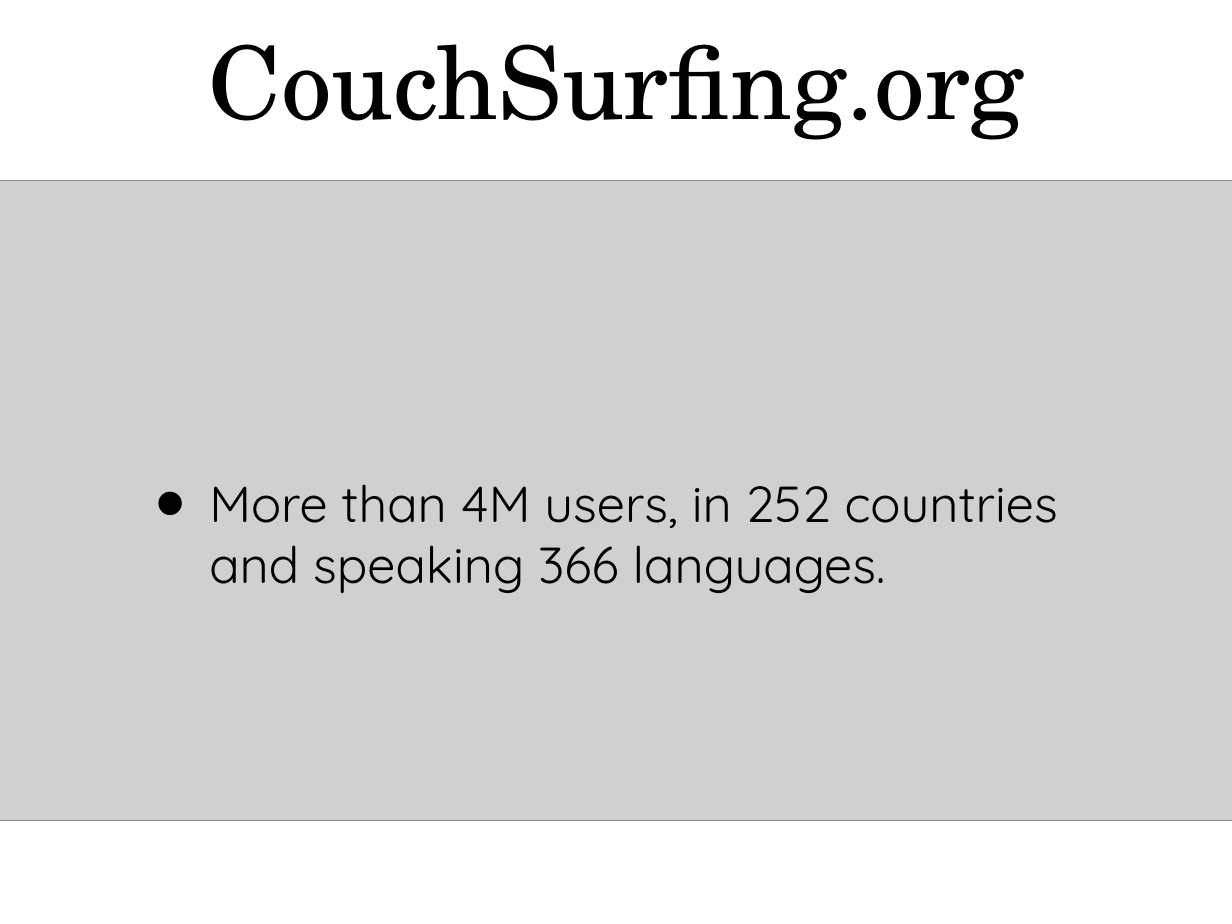
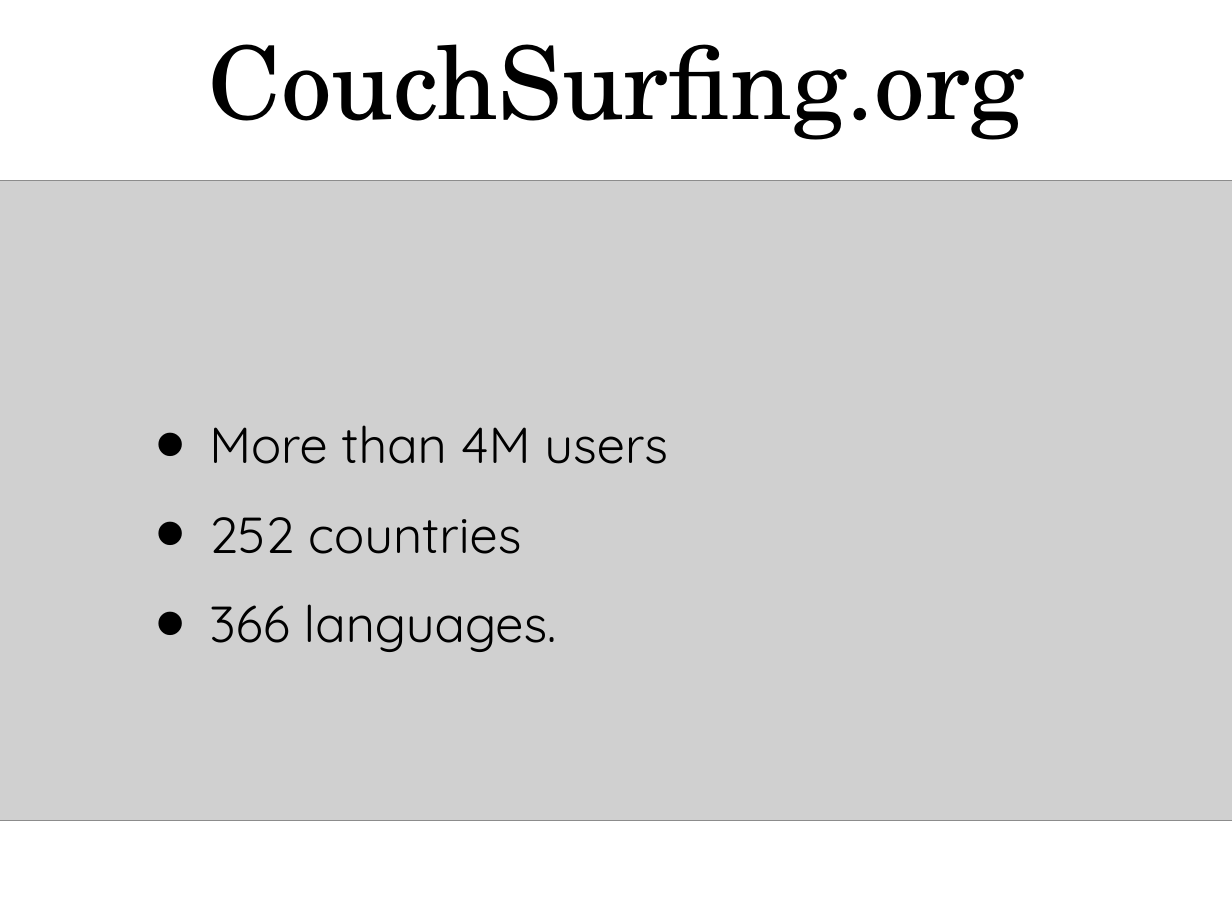
Before and after one commit to sergeyk/csrec, a slide deck: slide 2 of writeups/presentation.ppt. Drawn at 1232x924 pixels with LibreOffice and Linux fonts; fonts in the diff are those of the drawing; grey boxes stand for pictures. Boxes give left, top, right and bottom in pixels: in the first picture for what was removed or moved away, otherwise in the second. Text is boxed around its words. In the diff, an @@ line names an element or a change of style, - is before the commit and + after.

```diff
--- a/writeups/presentation.ppt
+++ b/writeups/presentation.ppt
@@ text at (209,425,668,652): text changed @@
-• More than 4M users, in 252 countries and speaking 366 languages.
+• More than 4M users
+• 252 countries
+• 366 languages.
```
Also in this commit, not shown: 1 other slide changed, 2 slides added, 1 slide removed, 4 other files.
